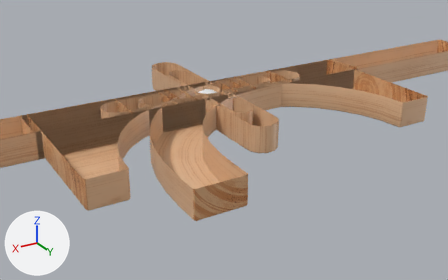
The FBX model Assets/MarbleRace/Models/MarbelRun3.fbx: old version first, new version second.
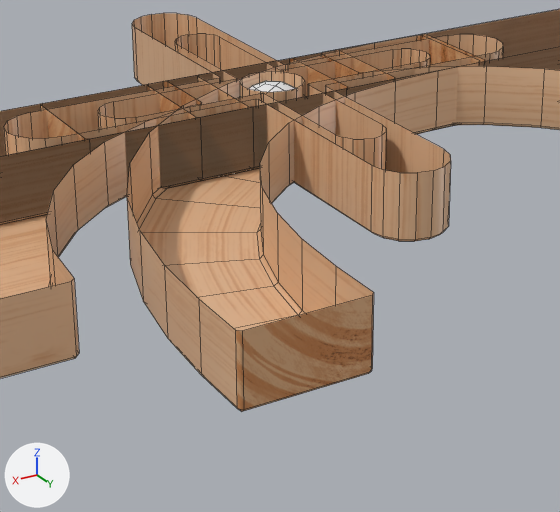
Each version is shown whole from a camera (50 mm lens) standing at (0.416, 0.739, 0.31) and looking at (0.007, 0.058, -0.031), then close up on the part from 22% to 72% of the width and 20% to 93% of the height. The lights are fixed; the arrows at lower left show +X, +Y and +Z. The close-ups show mesh edges as thin lines.

Objects in the first close-up: 'Curve', 'Plank_1/2', 'Plank_1/4', 'Plank_3/4', 'Plank_cube', 'Plank_full', 'dip', 'peg', 'spinny', 'spinny_big'.
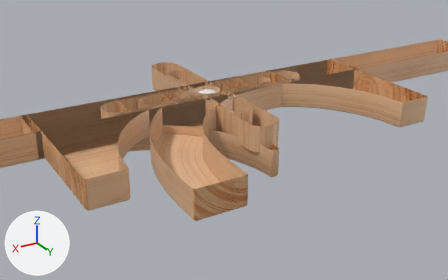
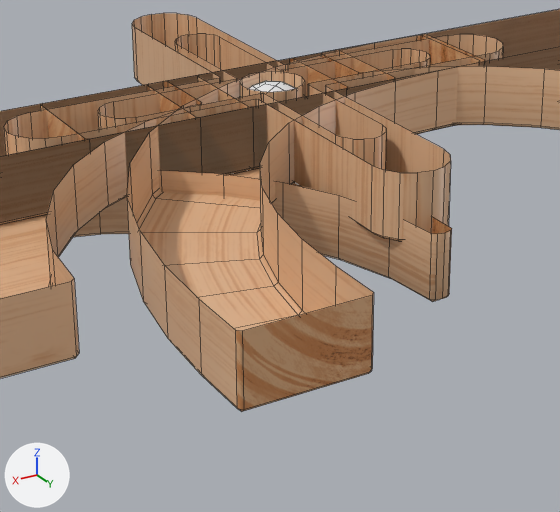
Commit message: Added ramp & new course featuring said ramp

What differs and where, as boxes (x1, y1, x2, y2) in the close-ups (560 x 512 px):
'ramp', added (brown): after (73, 171, 452, 302)
    faces in mat_wood_grain (picture img_wood_grain_basecolor_tga): (73, 171, 451, 302)
    faces in mat_wood_ends (picture img_wood_ends_basecolor_tga): (293, 183, 452, 299)

Diff of the bpy script that builds the scene:
```diff
--- a/Assets/MarbleRace/Models/MarbelRun3.fbx.py
+++ b/Assets/MarbleRace/Models/MarbelRun3.fbx.py
@@ me_cube_001 @@
+me_cube_001.from_pydata(...)  # 52 vertices, 39 faces; spans x -0.001..0.16, y -0.001..0.179, z -0.037..0.0
+# faces by material slot: [24, 15]
+me_cube_001.materials.append(mat_wood_grain)  # picture img_wood_grain_basecolor_tga
+me_cube_001.materials.append(mat_wood_ends)  # picture img_wood_ends_basecolor_tga
@@ ob_ramp @@
+ob_ramp = bpy.data.objects.new('ramp', me_cube_001)
+ob_ramp.location = (0.0, 0.0, 0.0)
```
